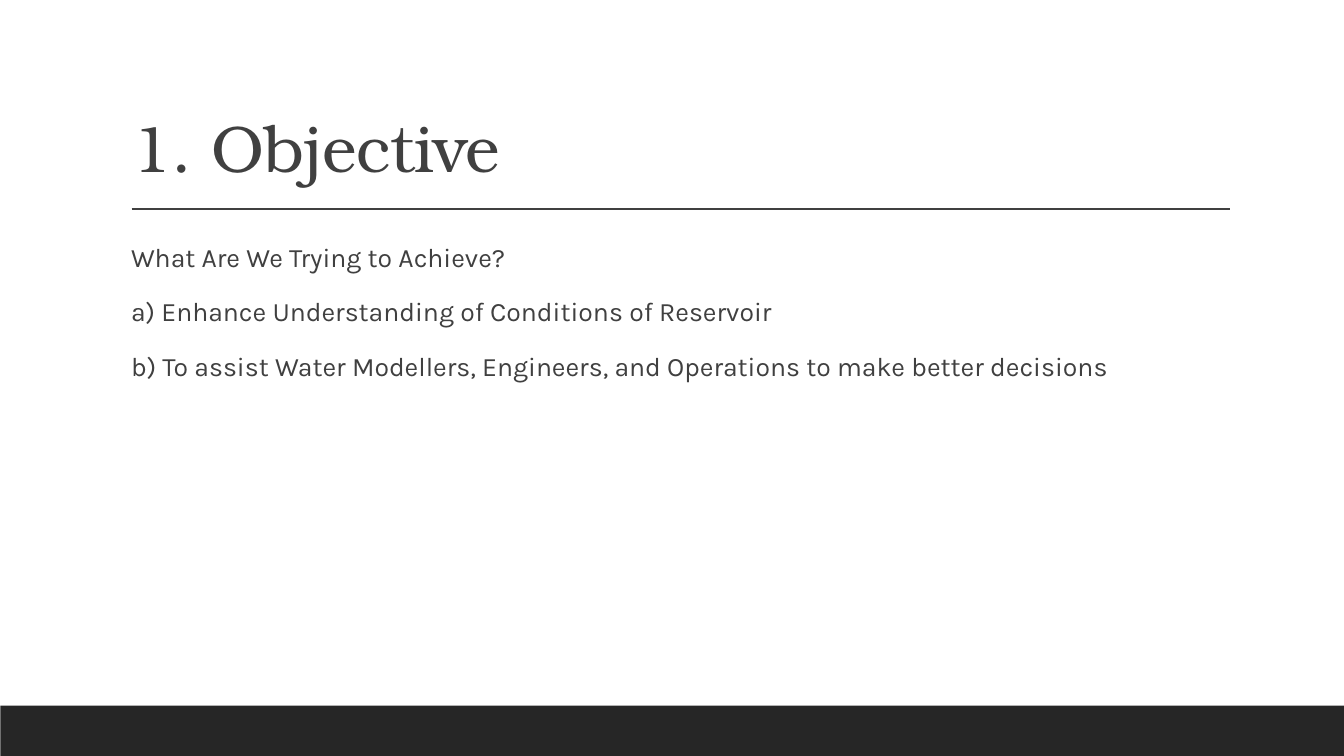
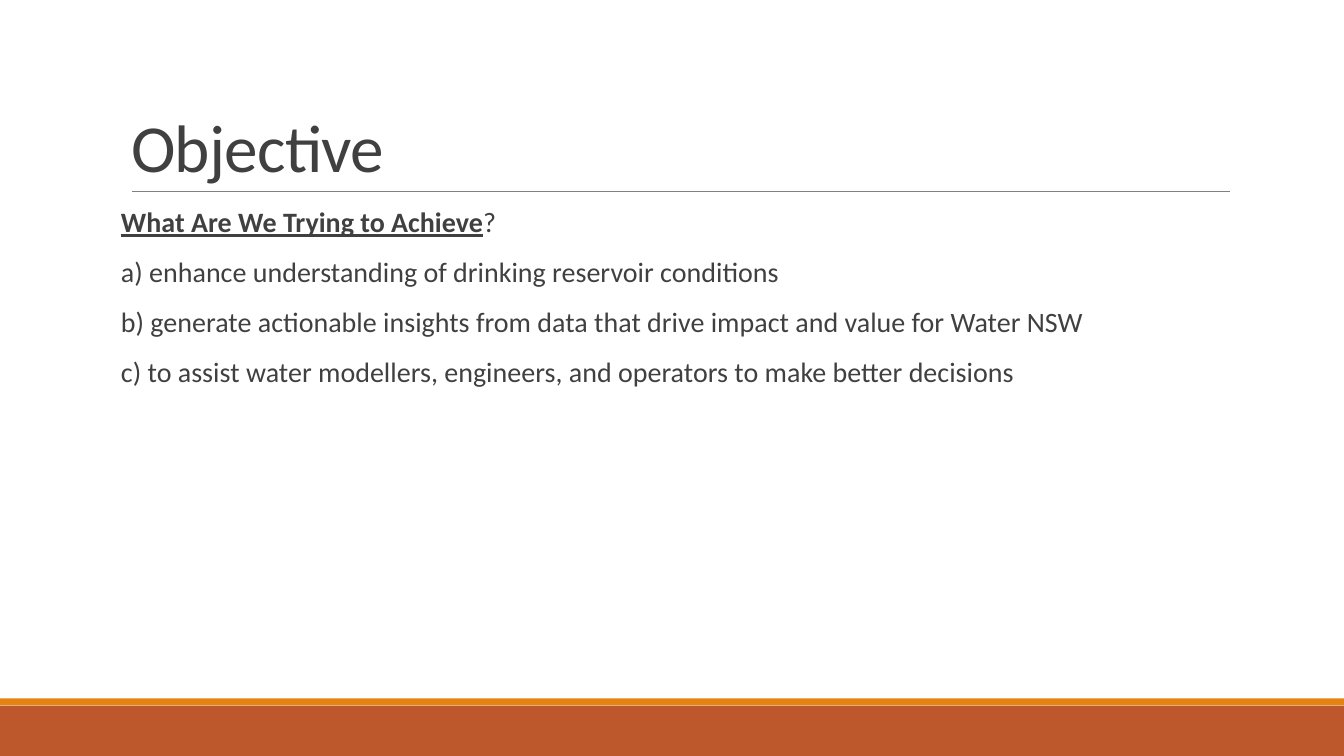
Before and after one commit to pyacobellis/reservoir_analysis, a slide deck: slide 3 of eda/Reservoir Insights Unlock.pptx. Drawn at 1344x756 pixels with LibreOffice and Linux fonts; fonts in the diff are those of the drawing. Boxes give left, top, right and bottom in pixels: in the first picture for what was removed or moved away, otherwise in the second. Text is boxed around its words. In the diff, an @@ line names an element or a change of style, - is before the commit and + after.

```diff
--- a/eda/Reservoir Insights Unlock.pptx
+++ b/eda/Reservoir Insights Unlock.pptx
@@ title at bbox=[131, 125, 384, 184]: text changed; size 47 to 48 pt; font TeX Gyre Bonum to Calibri @@
-1. Objective
+Objective
@@ text "What Are We Trying to ...": place and size @@
-text "What Are We Trying to ..." at bbox=[131, 248, 1107, 383]
+text "What Are We Trying to ..." at bbox=[121, 212, 1083, 387]
@@ line moved from (132, 210) - (1231, 210) to (132, 192) - (1231, 192) @@
@@ line (132, 192) - (1231, 192): stroke #404040 1 pt to #808080 0.5 pt @@
@@ text at bbox=[121, 212, 496, 237]: size 19 to 20 pt, font Karla to Calibri, bold on, underline on in "What Are We Trying to Achieve?"; bullet   to none; line spacing 1.1 to 0.9 @@
@@ text at bbox=[121, 262, 1083, 387]: text changed; size 19 to 20 pt; font Karla to Calibri @@
-  a) Enhance Understanding of Conditions of Reservoir
-  b) To assist Water Modellers, Engineers, and Operations to make better decisions
+a) enhance understanding of drinking reservoir conditions
+b) generate actionable insights from data that drive impact and value for Water NSW
+c) to assist water modellers, engineers, and operators to make better decisions
@@ rectangle at bbox=[0, 706, 1344, 756]: fill #262626 to #BD582C @@
@@ rectangle added at bbox=[0, 699, 1344, 706], fill #E48312 @@
```
Also in this commit, not shown: 2 other slides changed, 9 slides added, 5 slides removed, 8 other files.
